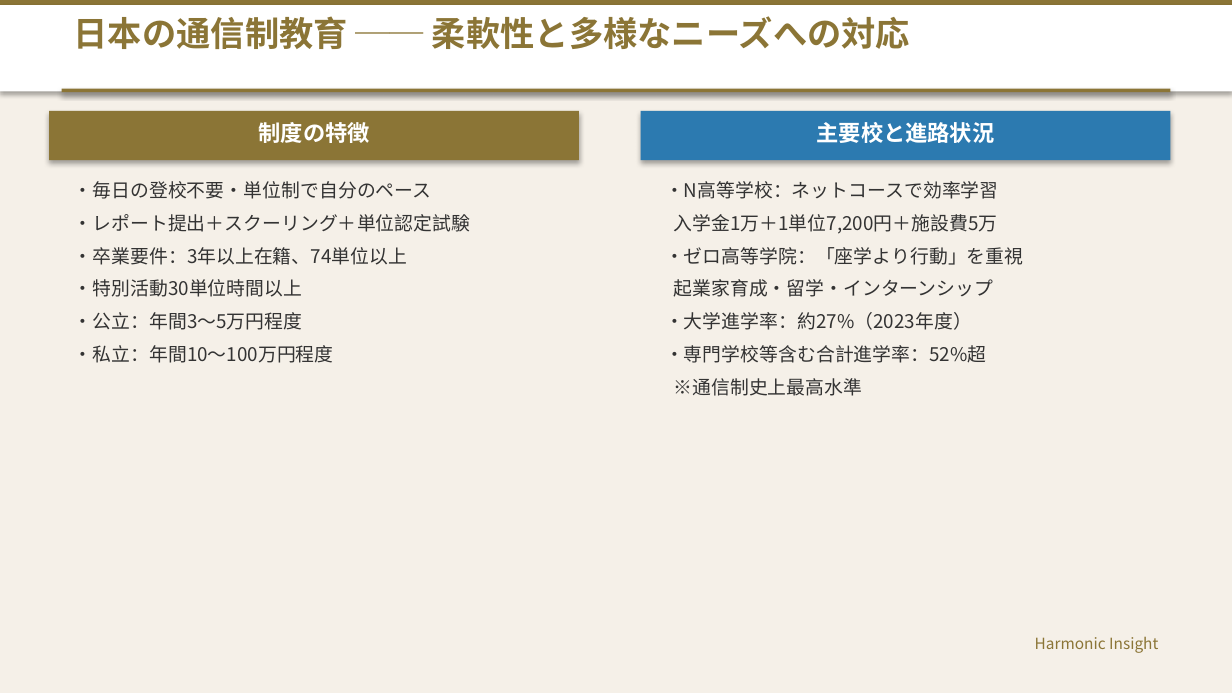
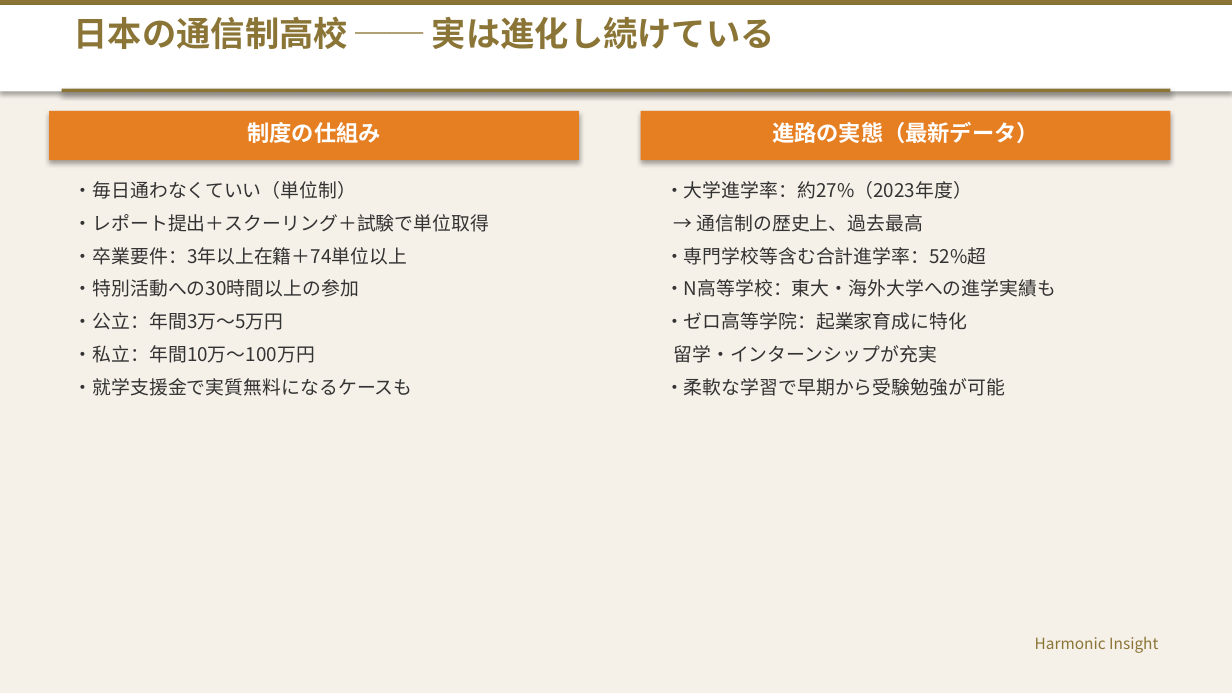
Before and after one commit to HarmonicInsight/Movie_Contents, a slide deck: slide 8 of 海外学習_留学_グローバルオンライン教育_プレゼンテーション.pptx (slide 12 before the commit). Drawn at 1232x693 pixels with LibreOffice and Linux fonts; fonts in the diff are those of the drawing. Boxes give left, top, right and bottom in pixels: in the first picture for what was removed or moved away, otherwise in the second. Text is boxed around its words. In the diff, an @@ line names an element or a change of style, - is before the commit and + after.

```diff
--- a/海外学習_留学_グローバルオンライン教育_プレゼンテーション.pptx
+++ b/海外学習_留学_グローバルオンライン教育_プレゼンテーション.pptx
@@ text at [74,16,775,49]: text changed @@
-日本の通信制教育 ── 柔軟性と多様なニーズへの対応
+日本の通信制高校 ── 実は進化し続けている
@@ rectangle at [49,111,579,160]: fill #8B7536 to #E67E22 @@
@@ rectangle at [641,111,1170,160]: fill #2C7AB0 to #E67E22 @@
@@ text at [248,122,381,143]: text changed @@
-制度の特徴
+制度の仕組み
@@ text at [772,122,1038,143]: text changed @@
-主要校と進路状況
+進路の実態（最新データ）
@@ text at [74,181,489,396]: text changed @@
-・毎日の登校不要・単位制で自分のペース
-・レポート提出＋スクーリング＋単位認定試験
-・卒業要件：3年以上在籍、74単位以上
-・特別活動30単位時間以上
-・公立：年間3〜5万円程度
-・私立：年間10〜100万円程度
+・毎日通わなくていい（単位制）
+・レポート提出＋スクーリング＋試験で単位取得
+・卒業要件：3年以上在籍＋74単位以上
+・特別活動への30時間以上の参加
+・公立：年間3万〜5万円
+・私立：年間10万〜100万円
+・就学支援金で実質無料になるケースも
@@ text at [665,181,1023,297]: paragraphs removed @@
-・N高等学校：ネットコースで効率学習
-入学金1万＋1単位7,200円＋施設費5万
-・ゼロ高等学院：「座学より行動」を重視
-起業家育成・留学・インターンシップ
@@ text at [697,214,924,232]: paragraph added @@
+→ 通信制の歴史上、過去最高
@@ text at [665,279,1056,396]: text changed @@
-※通信制史上最高水準
+・N高等学校：東大・海外大学への進学実績も
+・ゼロ高等学院：起業家育成に特化
+留学・インターンシップが充実
+・柔軟な学習で早期から受験勉強が可能
```
Also in this commit, not shown: 13 other slides changed, 2 slides added, 14 slides removed, 1 other file.
